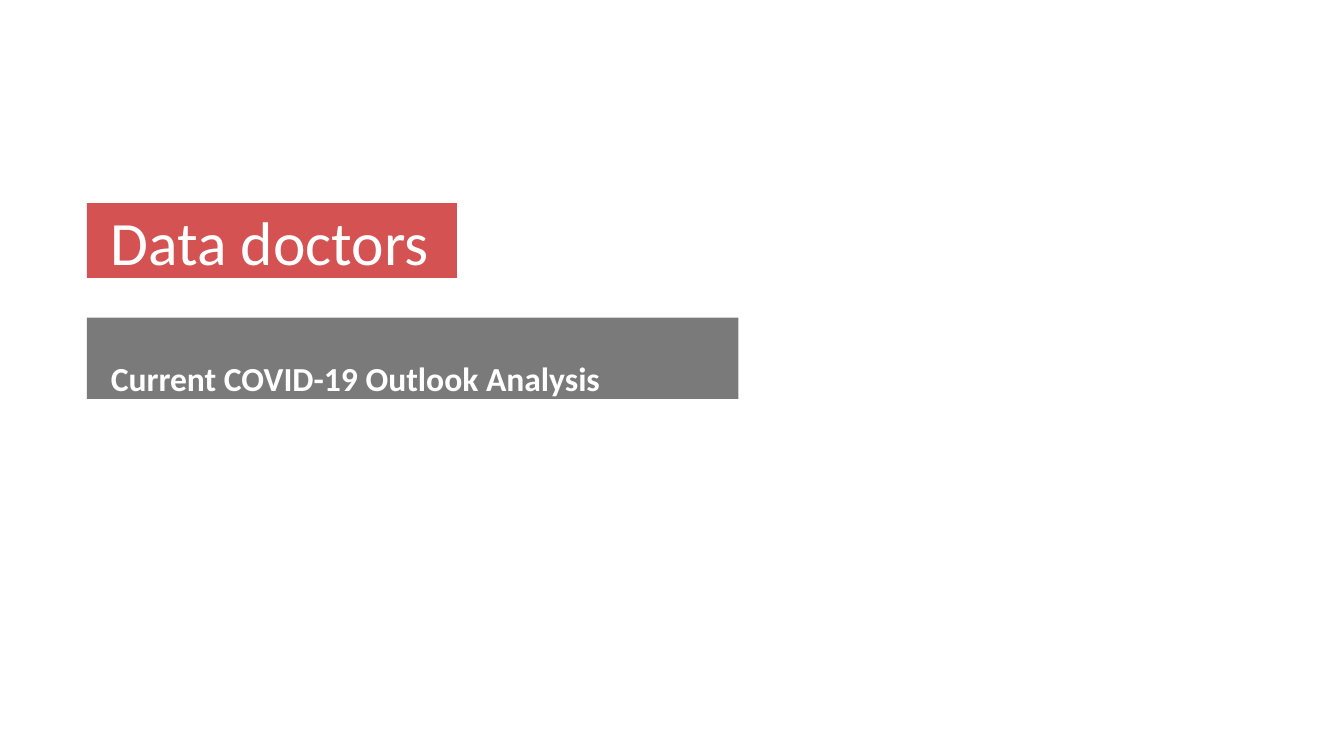
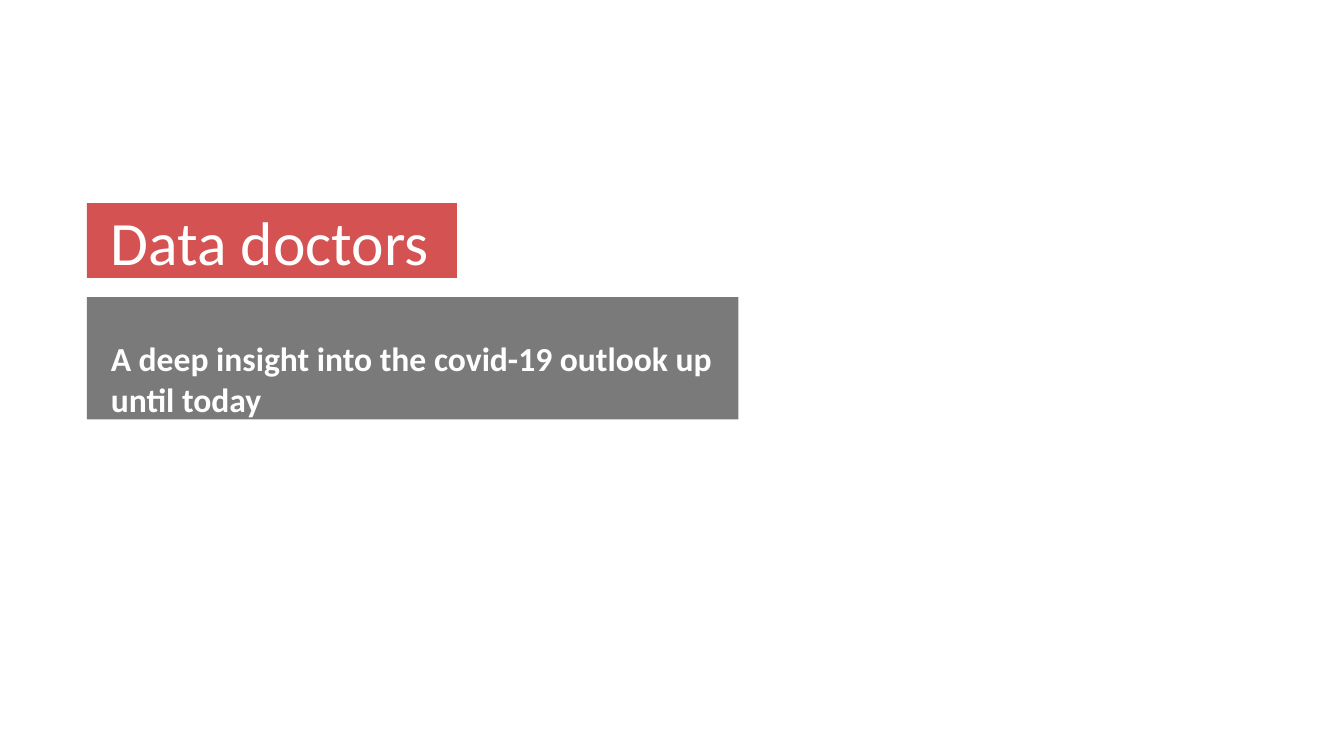
Before and after one commit to morkou/Healthcare, a slide deck: slide 1 of Data doctors.pptx. Drawn at 1344x756 pixels with LibreOffice and Linux fonts; fonts in the diff are those of the drawing; background and template pictures are left out. Boxes give left, top, right and bottom in pixels: in the first picture for what was removed or moved away, otherwise in the second. Text is boxed around its words. In the diff, an @@ line names an element or a change of style, - is before the commit and + after.

Commit message:
changes

```diff
--- a/Data doctors.pptx
+++ b/Data doctors.pptx
@@ rectangle "A deep insight into the ...": place and size @@
-rectangle "A deep insight into the ..." at [87,318,738,399]
+rectangle "A deep insight into the ..." at [87,297,738,419]
@@ text in rectangle at [111,347,712,420]: text changed @@
-Current COVID-19 Outlook Analysis
+A deep insight into the covid-19 outlook up until today
```
Also in this commit, not shown: 4 other slides changed, 3 slides added, 1 slide removed.
